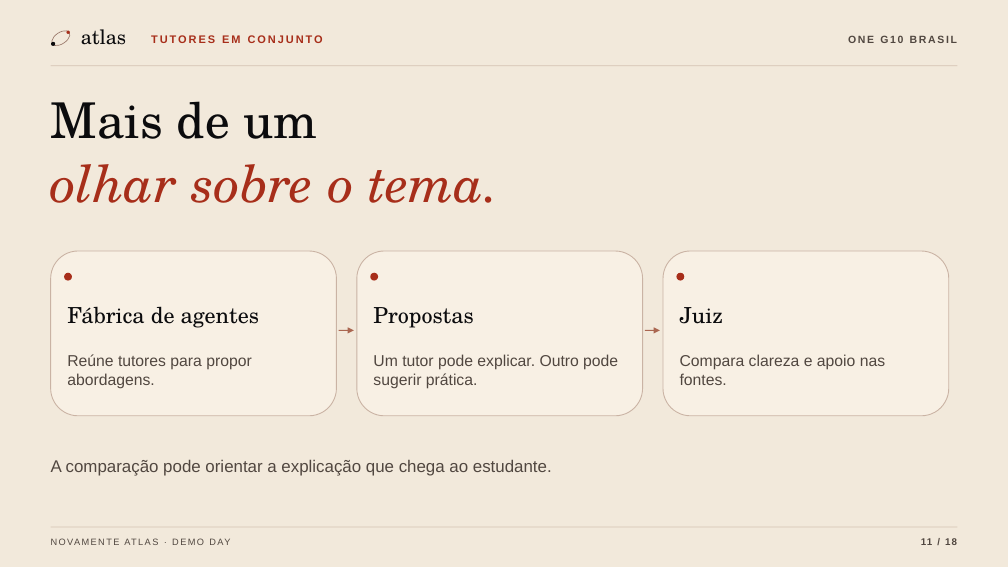
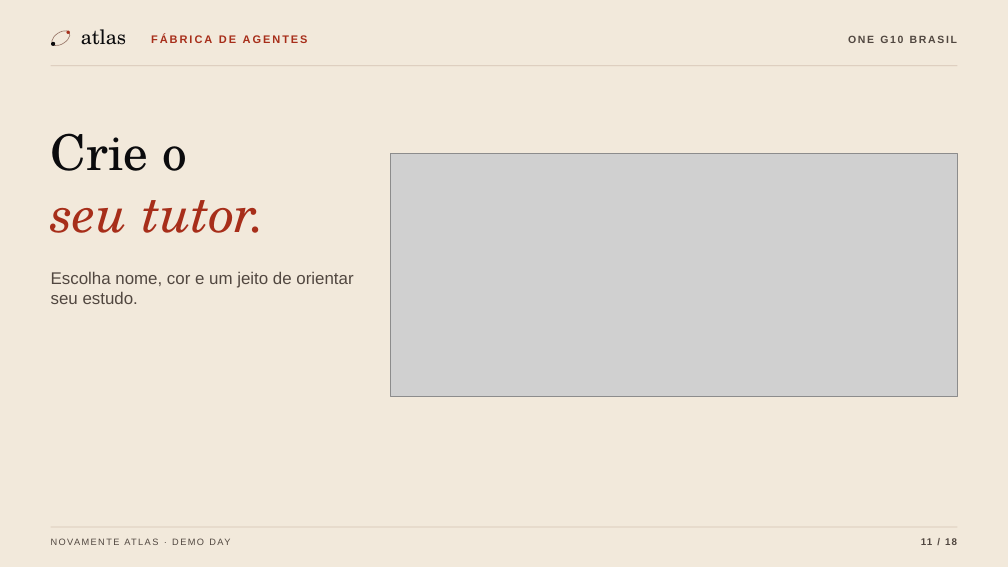
Before and after one commit to Oracle-hackatom-g10-team-4/Nova-mente-Solution, a slide deck: slide 11 of NovaMente-Atlas-Demo-Day-Estudo-e-Treinamento.pptx. Drawn at 1008x567 pixels with LibreOffice and Linux fonts; fonts in the diff are those of the drawing; grey boxes stand for pictures. Boxes give left, top, right and bottom in pixels: in the first picture for what was removed or moved away, otherwise in the second. Text is boxed around its words. In the diff, an @@ line names an element or a change of style, - is before the commit and + after.

Commit message:
docs: sincroniza o PowerPoint com a criação do tutor
Por quê: alinhar cenas, notas e tempo à apresentação ao vivo.

```diff
--- a/NovaMente-Atlas-Demo-Day-Estudo-e-Treinamento.pptx
+++ b/NovaMente-Atlas-Demo-Day-Estudo-e-Treinamento.pptx
@@ text at bbox=[151, 35, 308, 43]: text changed @@
-TUTORES EM CONJUNTO
+FÁBRICA DE AGENTES
@@ text removed at bbox=[51, 101, 318, 139] @@
-Mais de um
@@ text added at bbox=[51, 133, 187, 171], 47 pt, text #0B0B0D @@
+Crie o
@@ text removed at bbox=[51, 164, 498, 203] @@
-olhar sobre o tema.
@@ picture added at bbox=[391, 154, 957, 397] @@
@@ text added at bbox=[51, 200, 266, 233], 49 pt, text #A72E1A, italic @@
+seu tutor.
@@ rounded rectangle removed at bbox=[51, 251, 337, 416] @@
@@ rounded rectangle removed at bbox=[357, 251, 643, 416] @@
@@ rounded rectangle removed at bbox=[663, 251, 949, 416] @@
@@ text at bbox=[51, 271, 353, 304]: text changed @@
-A comparação pode orientar a explicação que chega ao estudante.
+Escolha nome, cor e um jeito de orientar seu estudo.
@@ ellipse removed at bbox=[64, 273, 72, 281] @@
@@ ellipse removed at bbox=[371, 273, 378, 281] @@
@@ ellipse removed at bbox=[677, 273, 684, 281] @@
@@ text removed at bbox=[67, 306, 259, 328] @@
-Fábrica de agentes
@@ text removed at bbox=[373, 307, 473, 328] @@
-Propostas
@@ text removed at bbox=[680, 307, 723, 324] @@
-Juiz
@@ text removed at bbox=[67, 354, 252, 389] @@
-Reúne tutores para propor abordagens.
@@ arrow removed from (339, 330) to (354, 330) @@
@@ text removed at bbox=[373, 354, 618, 389] @@
-Um tutor pode explicar. Outro pode sugerir prática.
@@ arrow removed from (645, 330) to (660, 330) @@
@@ text removed at bbox=[680, 354, 885, 385] @@
-Compara clareza e apoio nas fontes.
```
Also in this commit, not shown: 3 other slides changed.
